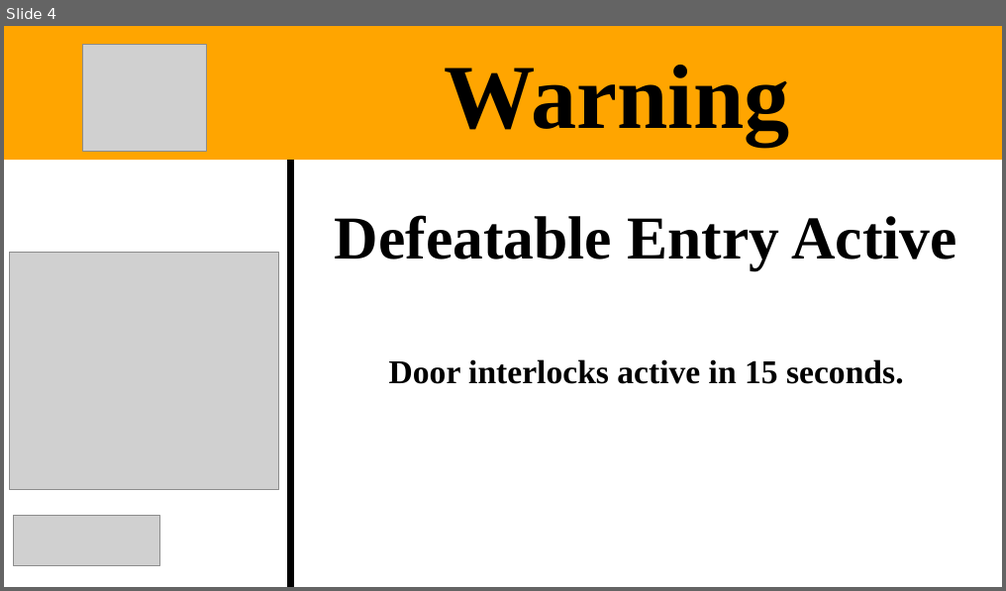
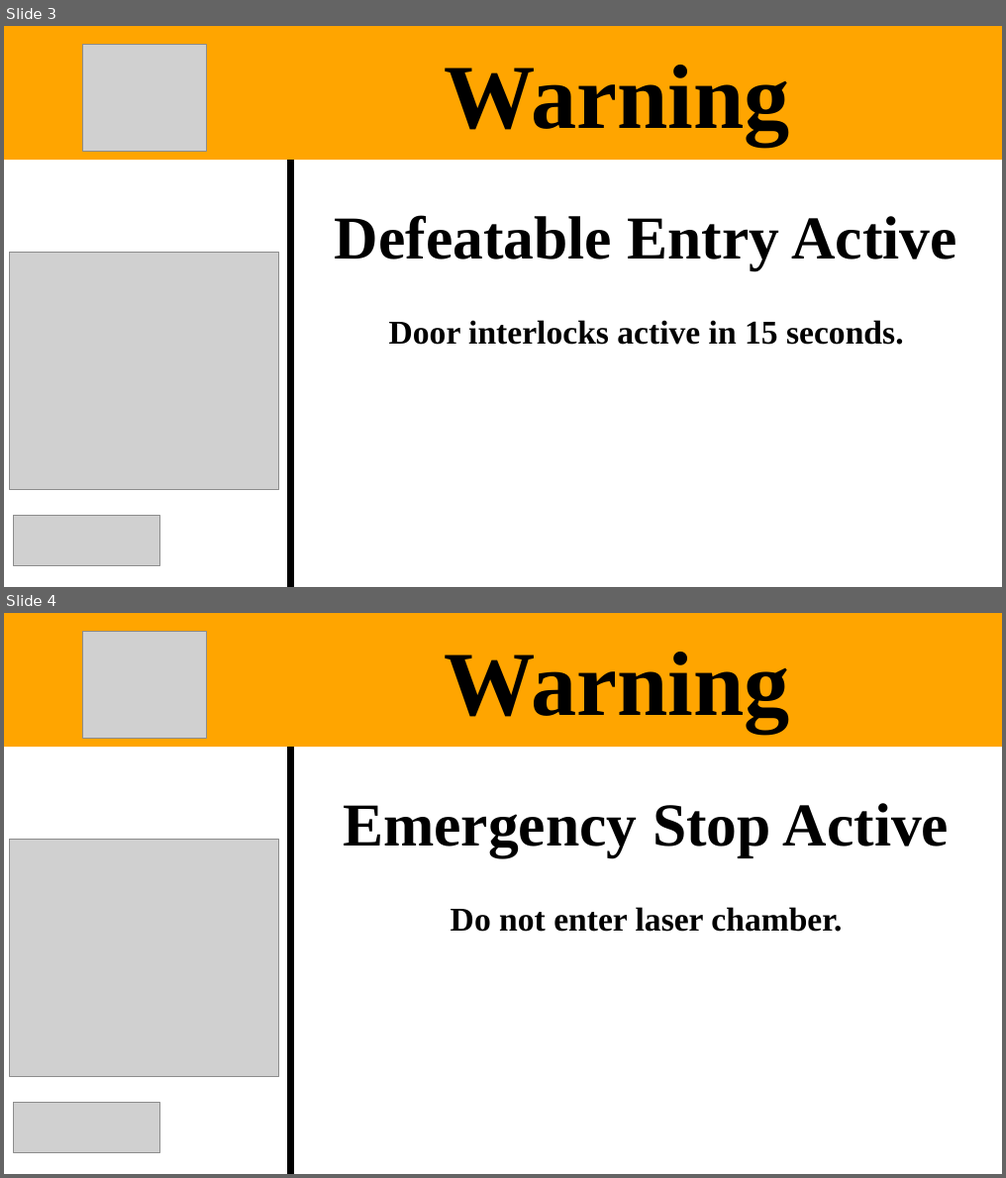
Before and after one commit to EndlasDeveloper/LaserSafetyRunner, a slide deck: Processing/Safety_Runner_previous_version/Safety Signs October -6-2020.pptx. Shown one above the other, each under a label of ours: slide 4 before the commit, slides 3 and 4 after it. The pictures are 1006x591 and 1006x1178 pixels, drawn with LibreOffice and Linux fonts; fonts in the diff are those of the drawing; grey boxes stand for pictures. Boxes give left, top, right and bottom in pixels: in the first picture for what was removed or moved away, otherwise in the second. Text is boxed around its words. In the diff, an @@ line names an element or a change of style, - is before the commit and + after.

```diff
--- a/Processing/Safety_Runner_previous_version/Safety Signs October -6-2020.pptx
+++ b/Processing/Safety_Runner_previous_version/Safety Signs October -6-2020.pptx
@@ slide 4 added at [4, 613, 1002, 1174], background #FFFFFF @@
@@ rectangle added at [4, 613, 1002, 747], fill #FFA500 @@
@@ picture added at [83, 631, 206, 738] @@
@@ text added at [445, 652, 790, 732], 66 pt, text #000000, bold @@
+Warning
@@ line added from (290, 747) to (290, 1173), #000000 5 pt @@
@@ text added at [343, 803, 948, 932], 24 pt, text #000000, bold @@
+Emergency Stop Active
+Do not enter laser chamber.
@@ picture added at [10, 840, 279, 1077] @@
@@ picture added at [13, 1103, 159, 1154] @@
@@ what was slide 4 is now slide 3 @@
@@ slide 3 changed as well @@
@@ text "Defeatable Entry Active" rewrapped from [335, 215, 956, 384] to [335, 215, 956, 345] @@
```
Also in this commit, not shown: 7 other slides changed, 1 slide removed, 22 other files.
